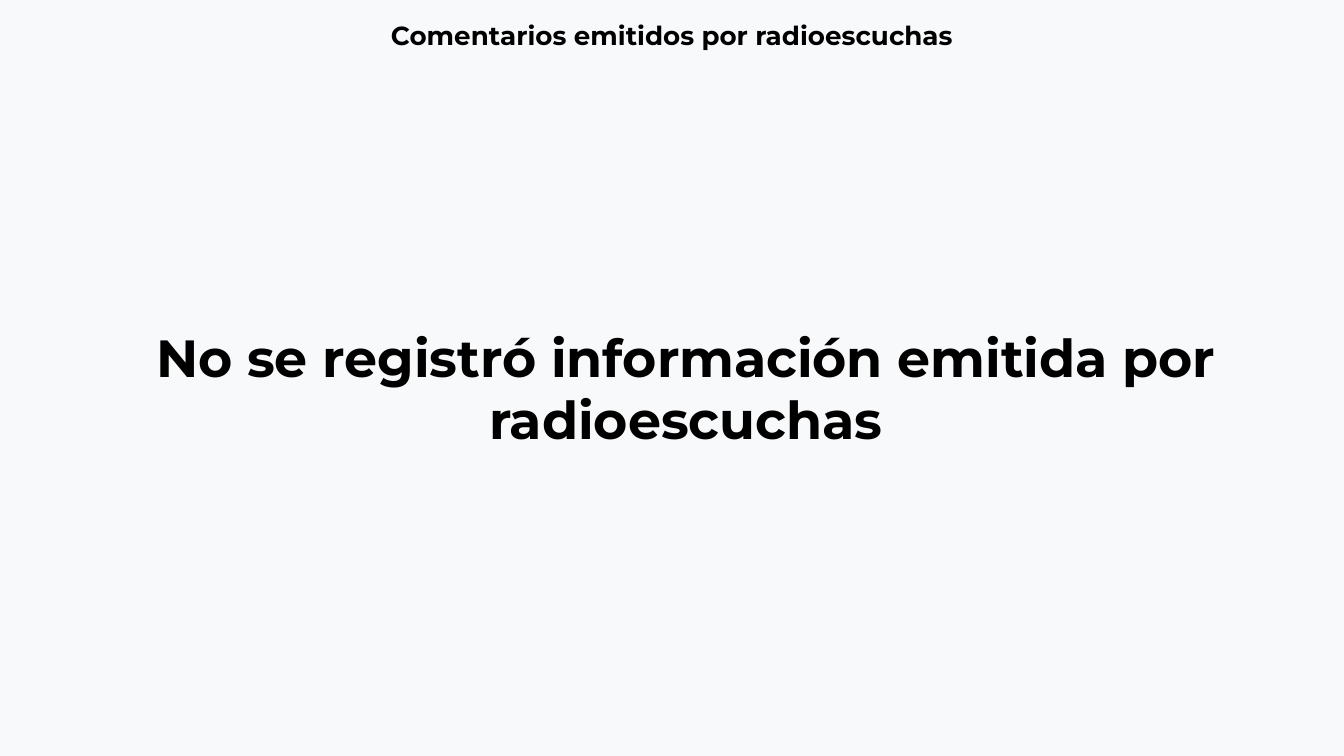
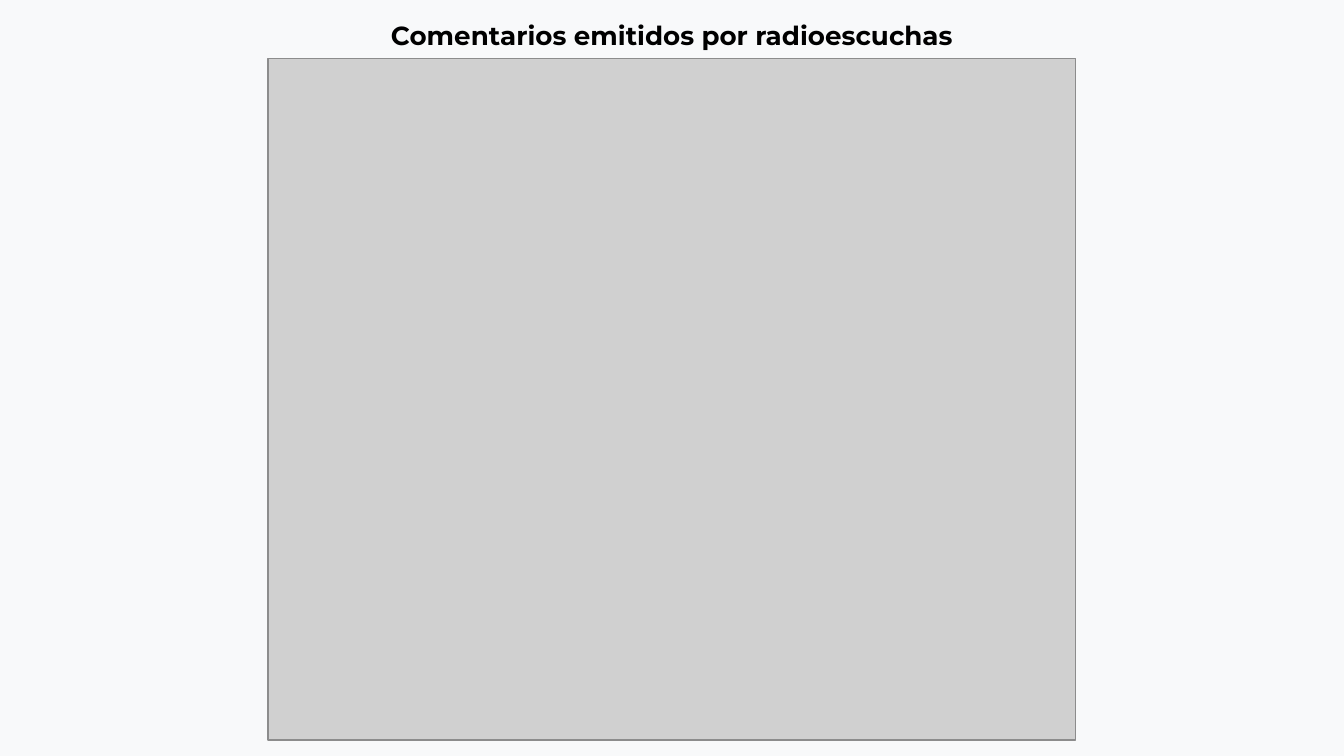
Before and after one commit to thelonious9/Reporteportadas, a slide deck: slide 16 of Reporte 191026.pptx. Drawn at 1344x756 pixels with LibreOffice and Linux fonts; fonts in the diff are those of the drawing; grey boxes stand for pictures. Boxes give left, top, right and bottom in pixels: in the first picture for what was removed or moved away, otherwise in the second. Text is boxed around its words. In the diff, an @@ line names an element or a change of style, - is before the commit and + after.

```diff
--- a/Reporte 191026.pptx
+++ b/Reporte 191026.pptx
@@ picture added at <box>267,58,1075,739</box> @@
@@ text removed at <box>156,336,1216,440</box> @@
-No se registró información emitida por radioescuchas
```
Also in this commit, not shown: 4 other slides changed.
